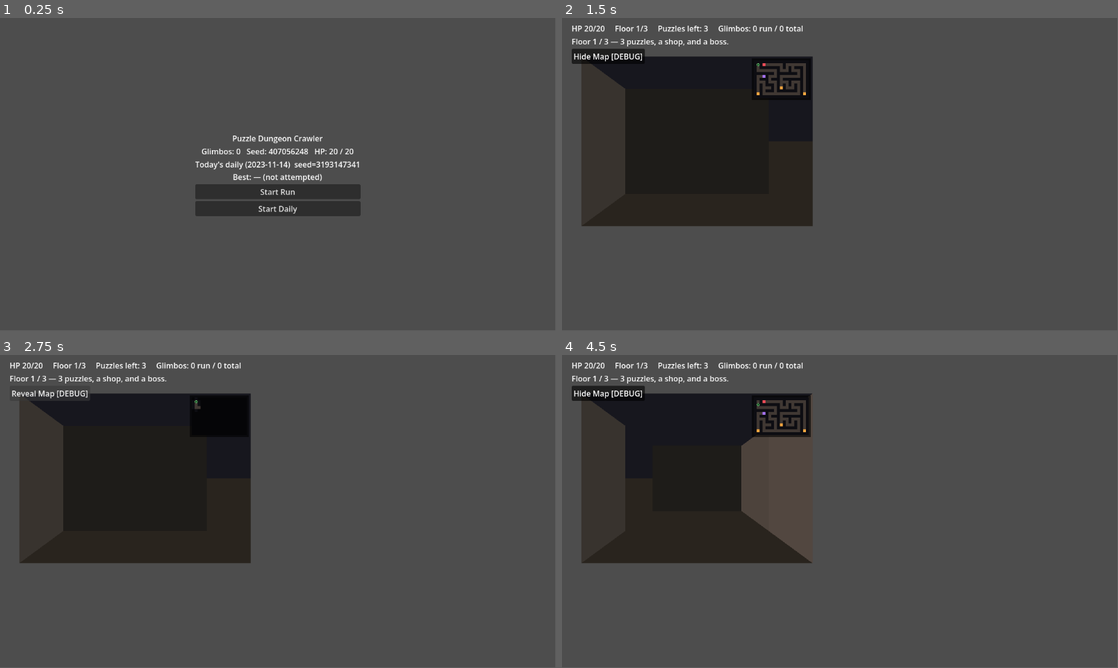
Above: before the commit, frames 1-4 (two rows, left to right).
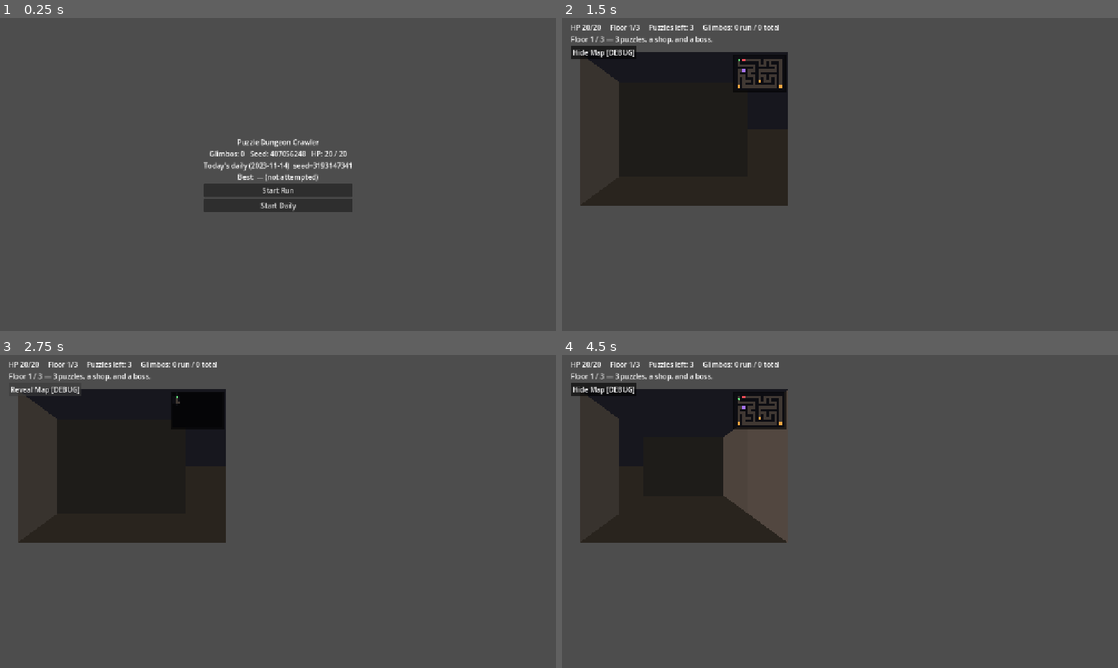
Above: after the commit, the same moments.

Repository: NickSanft/puzzle-dungeon-crawler
Game: Godot game, scene res://scenes/ui/main.tscn
The game is run twice, just before and just after one commit, with the same random seed, the same clock (stepped at 60 frames per second) and the same inputs.
Inputs (mouse positions are in pixels of both pictures, inside the frame that each line leads up to):
- Up to frame 1 (0.25 s): no input
- Up to frame 2 (1.5 s): click "Start Run" at 0.5 s; click "Reveal Map [DEBUG]" at 1.25 s
- Up to frame 3 (2.75 s): click "Hide Map [DEBUG]" at 2 s
- Up to frame 4 (4.5 s): tap Enter at 2.75, 4.25 s; move the mouse to (962, 495) at 2.77 s; hold D 2.78-3.53 s; tap Q at 2.85 s; click (962, 495) at 2.92 s; tap Space at 3.5 s; move the mouse to (728, 527) at 3.52 s; hold S 3.53-4.28 s; tap E at 3.6 s; move the mouse to (895, 442) at 4.27 s; hold D from 4.28 s (still down); tap 1 at 4.35 s
In our replay, the window is 799x449 before the commit and 800x450 after it. These sizes can differ from the game's own. Grey fills any space a smaller window leaves; there, only what the larger window draws over its background counts as a difference.

The runs differ from the first frame. In frame 1, 2.4% of the frame differs, in the area x 35-65%, y 37-64%; in frame 2, 7.5%, in the area x 1-46%, y 2-67%; in frame 3, 6.9%; in frame 4, 6.5%.

Commit message:
Scaling!

Diff:
--- a/project.godot
+++ b/project.godot
@@ -14,6 +14,14 @@
 run/main_scene="res://scenes/ui/main.tscn"
 config/features=PackedStringArray("4.6", "GL Compatibility")
 config/icon="res://icon.svg"
+
+[display]
+
+window/size/viewport_width=1280
+window/size/viewport_height=720
+window/size/resizable=true
+window/stretch/mode="canvas_items"
+window/stretch/aspect="keep"
 
 [autoload]
 
